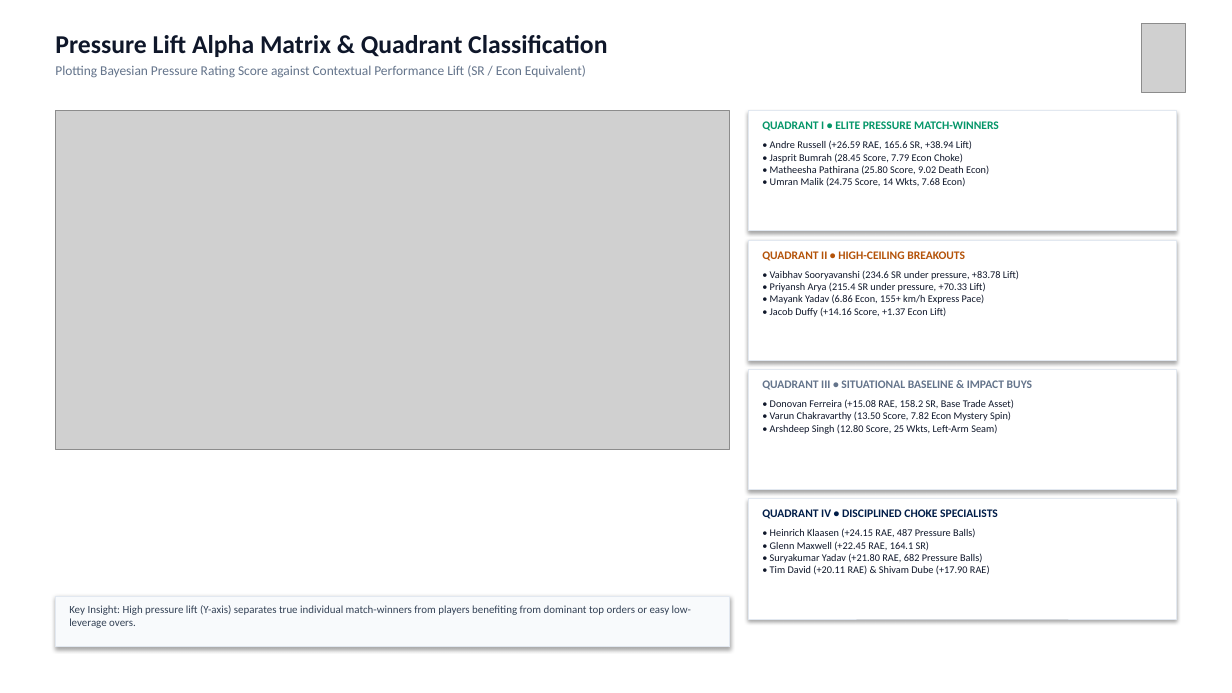
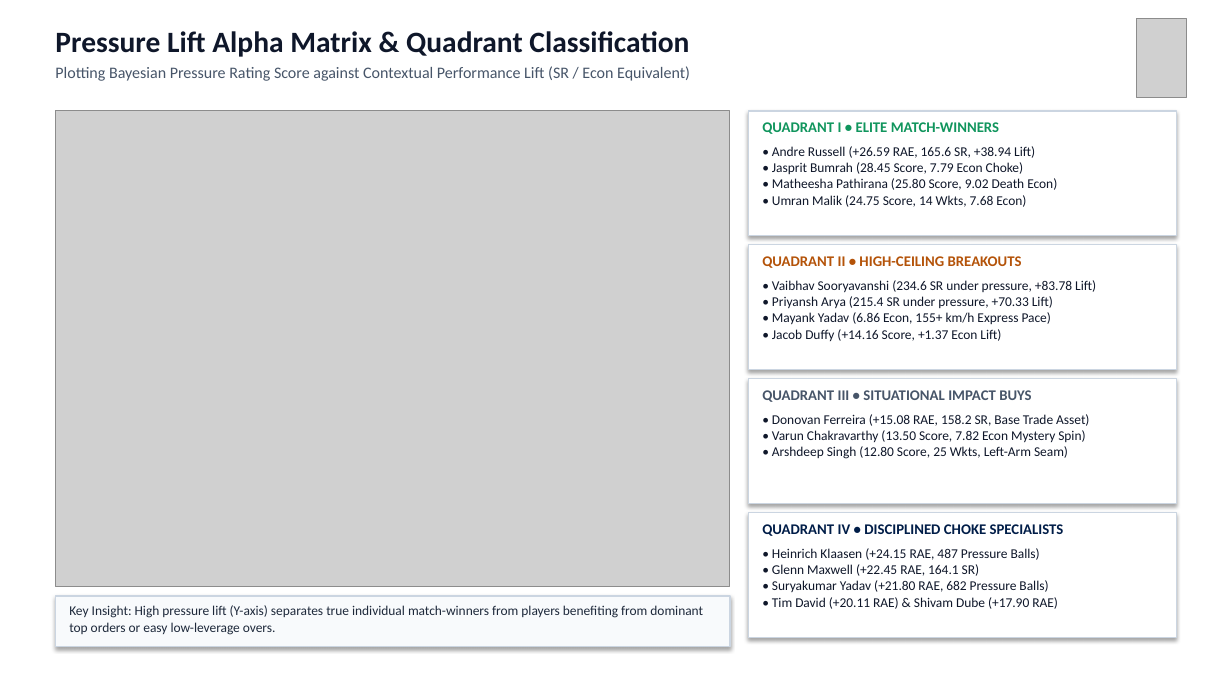
Before and after one commit to Ketanrawat2004/RR-Dashboard, a slide deck: slide 8 of pressure_output/RR_SupeRR_Selector_Season2_Ketan_Rawat.pptx. Drawn at 1232x693 pixels with LibreOffice and Linux fonts; fonts in the diff are those of the drawing; grey boxes stand for pictures. Boxes give left, top, right and bottom in pixels: in the first picture for what was removed or moved away, otherwise in the second. Text is boxed around its words. In the diff, an @@ line names an element or a change of style, - is before the commit and + after.

Commit message:
feat(presentation): complete overhaul with large high-contrast fonts, full-bleed images, and harmonized bowler KPI

```diff
--- a/pressure_output/RR_SupeRR_Selector_Season2_Ketan_Rawat.pptx
+++ b/pressure_output/RR_SupeRR_Selector_Season2_Ketan_Rawat.pptx
@@ text "Pressure Lift Alpha Matrix & ..." at <box>55,31,690,81</box>: size 20 to 23 pt in "Pressure Lift Alpha Matrix & Quadrant Classification"; size 10.5 to 12.5 pt, text colour #64748B to #475569 in "Plotting Bayesian Pressure Rating Score against Contextual ..." @@
@@ picture: place and size @@
-picture at <box>1141,23,1186,92</box>
+picture at <box>1137,18,1187,97</box>
@@ picture: place and size @@
-picture at <box>55,111,730,449</box>
+picture at <box>55,111,730,587</box>
@@ rectangle: place and size @@
-rectangle at <box>749,111,1177,231</box>
+rectangle at <box>749,111,1177,236</box>
@@ text at <box>762,122,999,134</box>: text changed; size 9 to 11.5 pt; text colour #059669 to #10955D @@
-QUADRANT I • ELITE PRESSURE MATCH-WINNERS
+QUADRANT I • ELITE MATCH-WINNERS
@@ rectangle: place and size @@
-rectangle at <box>749,240,1177,360</box>
+rectangle at <box>749,245,1177,370</box>
@@ text "QUADRANT II • HIGH-CEILING BREAKOUTS" at <box>762,256,1022,268</box>: size 9 to 11.5 pt @@
@@ text "• Vaibhav Sooryavanshi (234.6 SR ...": place and size @@
-text "• Vaibhav Sooryavanshi (234.6 SR ..." at <box>770,270,1019,317</box>
+text "• Vaibhav Sooryavanshi (234.6 SR ..." at <box>772,280,1096,341</box>
@@ rectangle: place and size @@
-rectangle at <box>749,370,1177,490</box>
+rectangle at <box>749,379,1177,504</box>
@@ text "• Donovan Ferreira (+15.08 RAE, ...": place and size @@
-text "• Donovan Ferreira (+15.08 RAE, ..." at <box>770,399,1014,434</box>
+text "• Donovan Ferreira (+15.08 RAE, ..." at <box>772,414,1089,459</box>
@@ text at <box>762,390,1031,402</box>: text changed; size 9 to 11.5 pt; text colour #64748B to #475569 @@
-QUADRANT III • SITUATIONAL BASELINE & IMPACT BUYS
+QUADRANT III • SITUATIONAL IMPACT BUYS
@@ outline #E2E8F0 0.75 pt to #CBD5E1 1 pt in 5 elements at <box>55,596,730,647</box>, <box>749,111,1177,236</box>, <box>749,245,1177,370</box>, <box>749,379,1177,504</box>, <box>749,513,1177,638</box> @@
@@ rectangle: place and size @@
-rectangle at <box>749,499,1177,619</box>
+rectangle at <box>749,513,1177,638</box>
@@ text "QUADRANT IV • DISCIPLINED CHOKE ..." at <box>762,524,1064,536</box>: size 9 to 11.5 pt @@
@@ text "QUADRANT IV • DISCIPLINED CHOKE ...": place and size @@
-text "QUADRANT IV • DISCIPLINED CHOKE ..." at <box>762,509,998,519</box>
+text "QUADRANT IV • DISCIPLINED CHOKE ..." at <box>762,524,1064,536</box>
@@ size 8 to 10.5 pt in 4 elements at <box>772,146,1057,207</box>, <box>772,280,1096,341</box>, <box>772,414,1089,459</box>, <box>772,548,1058,609</box> @@
@@ text "• Heinrich Klaasen (+24.15 RAE, ...": place and size @@
-text "• Heinrich Klaasen (+24.15 RAE, ..." at <box>770,528,990,575</box>
+text "• Heinrich Klaasen (+24.15 RAE, ..." at <box>772,548,1058,609</box>
@@ text "Key Insight: High pressure lift ..." at <box>69,605,703,635</box>: size 8.5 to 10.5 pt, text colour #334155 to #1E293B @@
```
Also in this commit, not shown: 12 other slides changed, 5 other files.
